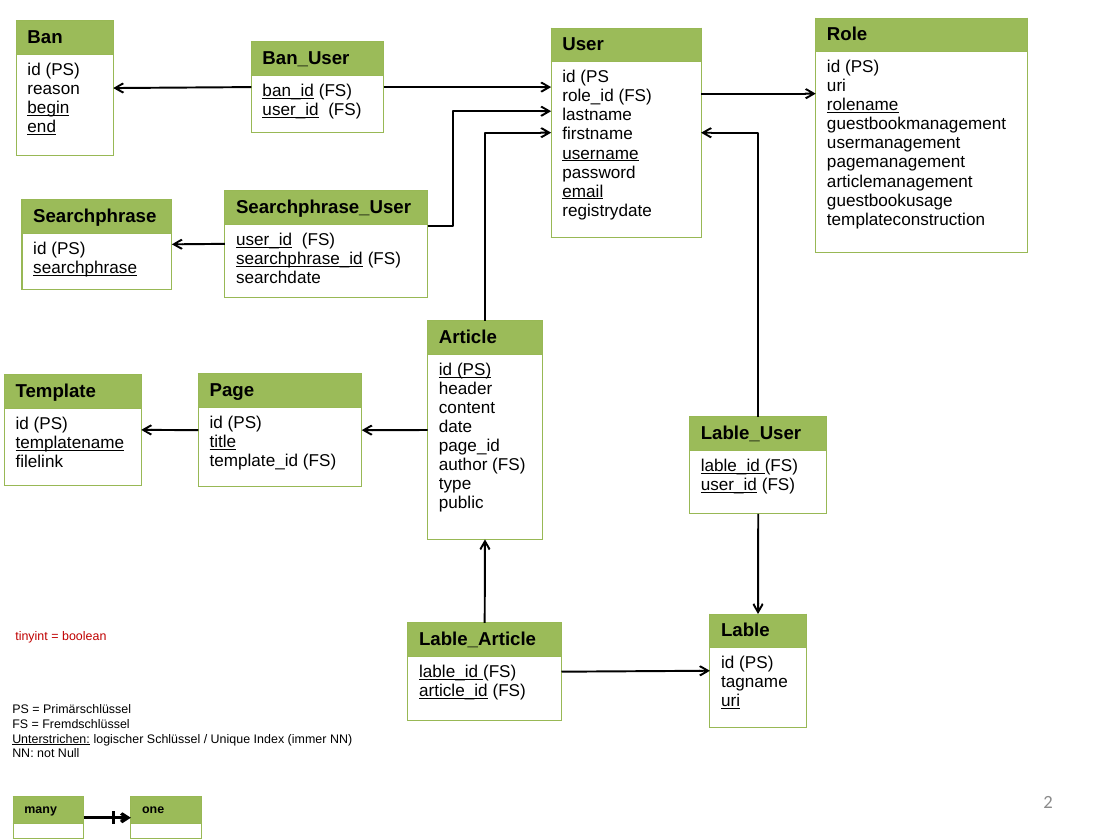
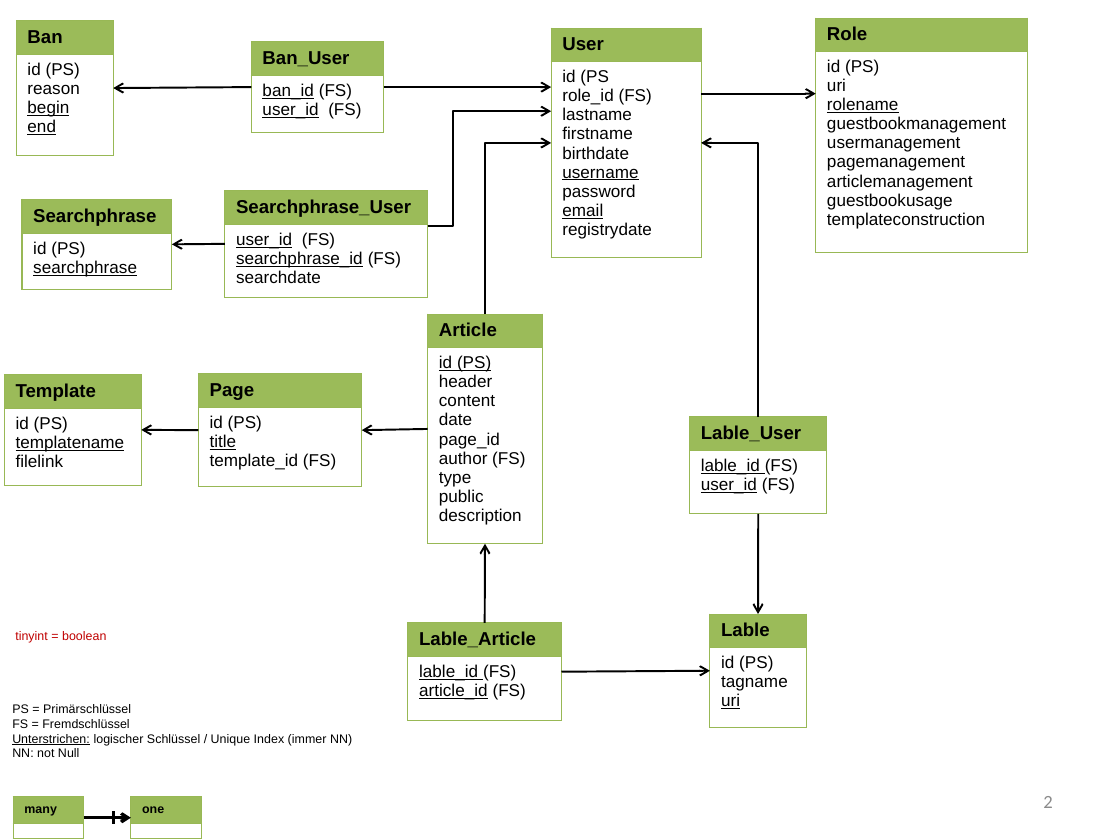
Before and after one commit to ladymagnetic/semanticcms, a slide deck: slide 2 of Spezifikationen/CMS_Modell_Spezifikation.pptx. Drawn at 1120x840 pixels with LibreOffice and Linux fonts; fonts in the diff are those of the drawing. Boxes give left, top, right and bottom in pixels: in the first picture for what was removed or moved away, otherwise in the second. Text is boxed around its words. In the diff, an @@ line names an element or a change of style, - is before the commit and + after.

Commit message:
#2 Datenbankabbild und Datenbankmodell
angepasst an letztes Team-Meeting:
- birthdate
- description
- uri => text

```diff
--- a/Spezifikationen/CMS_Modell_Spezifikation.pptx
+++ b/Spezifikationen/CMS_Modell_Spezifikation.pptx
@@ table at (x1=551, y1=28, x2=701, y2=258) @@
-row 2, column 1: id (PS / role_id (FS) / lastname / firstname / username / password / email / registrydate
+row 2, column 1: id (PS / role_id (FS) / lastname / firstname / birthdate / username / password / email / registrydate
@@ elbow arrow moved from (485, 320) - (551, 133) to (485, 315) - (551, 143) @@
@@ elbow arrow moved from (758, 417) - (701, 133) to (758, 417) - (701, 143) @@
@@ table at (x1=428, y1=315, x2=542, y2=544) @@
-row 2, column 1: id (PS) / header / content / date / page_id / author (FS) / type / public
+row 2, column 1: id (PS) / header / content / date / page_id / author (FS) / type / public / description
@@ table resized from (x1=428, y1=320, x2=542, y2=539) to (x1=428, y1=315, x2=542, y2=544) @@
@@ arrow moved from (485, 623) - (485, 540) to (485, 623) - (485, 544) @@
```
Also in this commit, not shown: 1 other slide changed.
